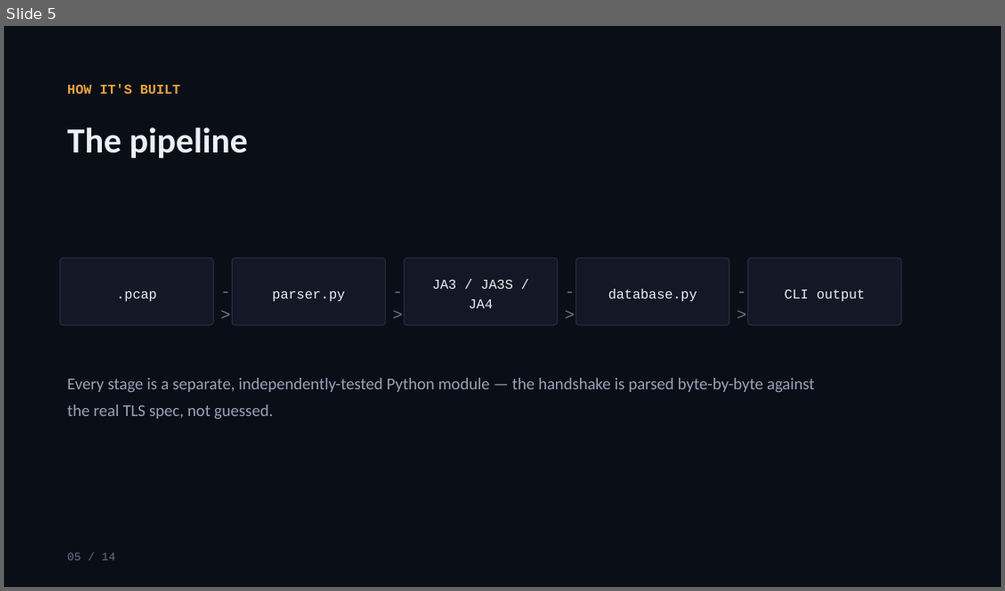
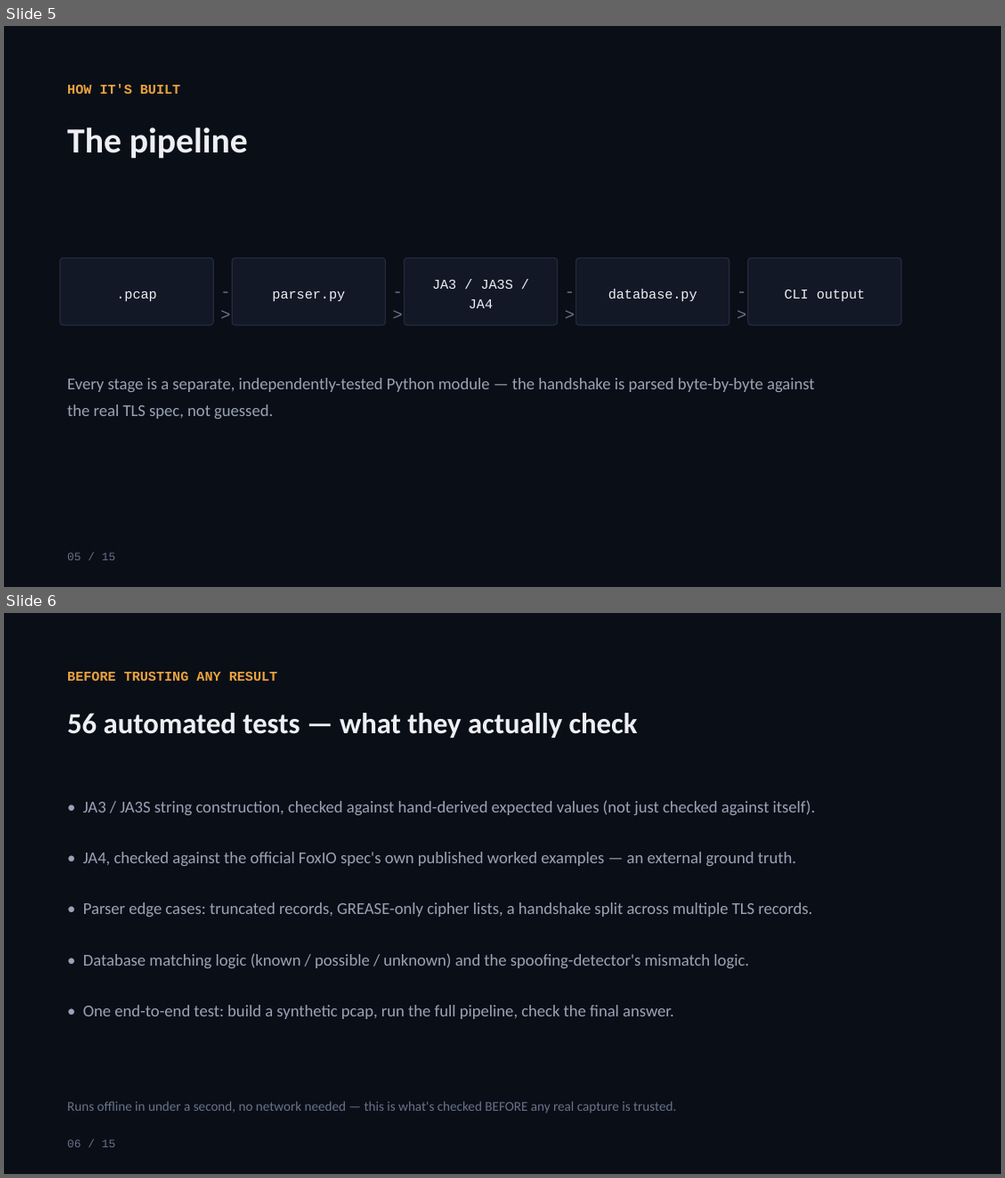
Before and after one commit to YashG1836/TLS_fingerprint_CN, a slide deck: TLS_Fingerprinting_Presentation.pptx. Shown one above the other, each under a label of ours: slide 5 before the commit, slides 5 and 6 after it. The pictures are 1005x591 and 1005x1178 pixels, drawn with LibreOffice and Linux fonts; fonts in the diff are those of the drawing. Boxes give left, top, right and bottom in pixels: in the first picture for what was removed or moved away, otherwise in the second. Text is boxed around its words. In the diff, an @@ line names an element or a change of style, - is before the commit and + after.

```diff
--- a/TLS_Fingerprinting_Presentation.pptx
+++ b/TLS_Fingerprinting_Presentation.pptx
@@ slide 6 added at (4,613,1001,1174), background #FFFFFF @@
@@ rectangle added at (4,613,1001,1174), fill #0A0E17 @@
@@ text added at (67,672,278,681), 13 pt, text #E8A33D, bold @@
+BEFORE TRUSTING ANY RESULT
@@ text added at (67,713,638,738), 28 pt, text #EDEFF4, bold @@
+56 automated tests — what they actually check
@@ text added at (83,800,816,815), 16 pt, text #9AA3B5 @@
+• JA3 / JA3S string construction, checked against hand-derived expected values (not just checked against itself).
@@ text added at (83,852,796,866), 16 pt, text #9AA3B5 @@
+• JA4, checked against the official FoxIO spec's own published worked examples — an external ground truth.
@@ text added at (83,902,812,916), 16 pt, text #9AA3B5 @@
+• Parser edge cases: truncated records, GREASE-only cipher lists, a handshake split across multiple TLS records.
@@ text added at (83,953,749,968), 16 pt, text #9AA3B5 @@
+• Database matching logic (known / possible / unknown) and the spoofing-detector's mismatch logic.
@@ text added at (83,1005,674,1019), 16 pt, text #9AA3B5 @@
+• One end-to-end test: build a synthetic pcap, run the full pipeline, check the final answer.
@@ text added at (67,1101,676,1112), 13 pt, text #69728A @@
+Runs offline in under a second, no network needed — this is what's checked BEFORE any real capture is trusted.
@@ text added at (67,1139,115,1147), 11 pt, text #69728A @@
+06 / 15
@@ slide 5 changed as well @@
@@ text at (67,552,115,560): text changed @@
-05 / 14
+05 / 15
```
Also in this commit, not shown: 13 other slides changed, 2 other files.
